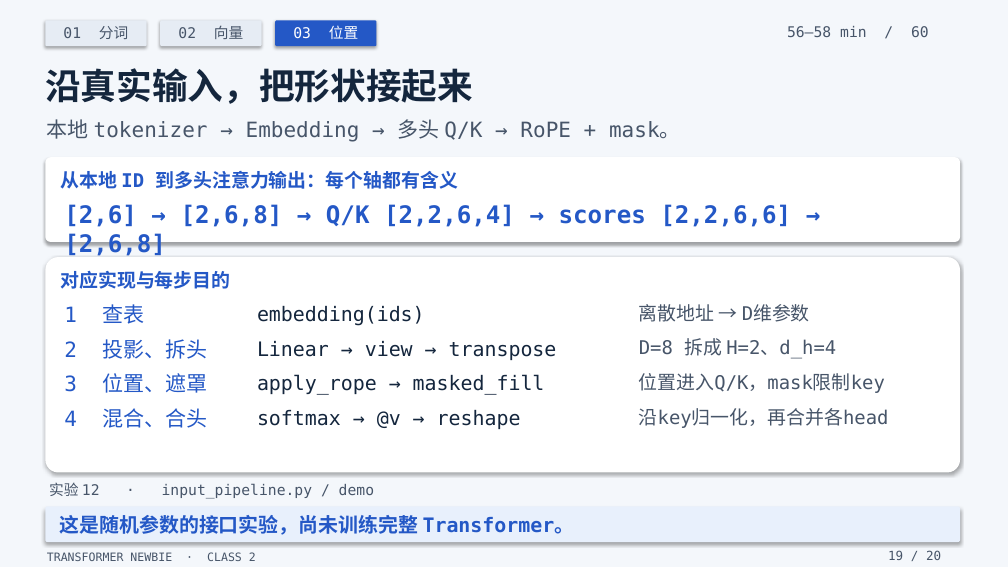
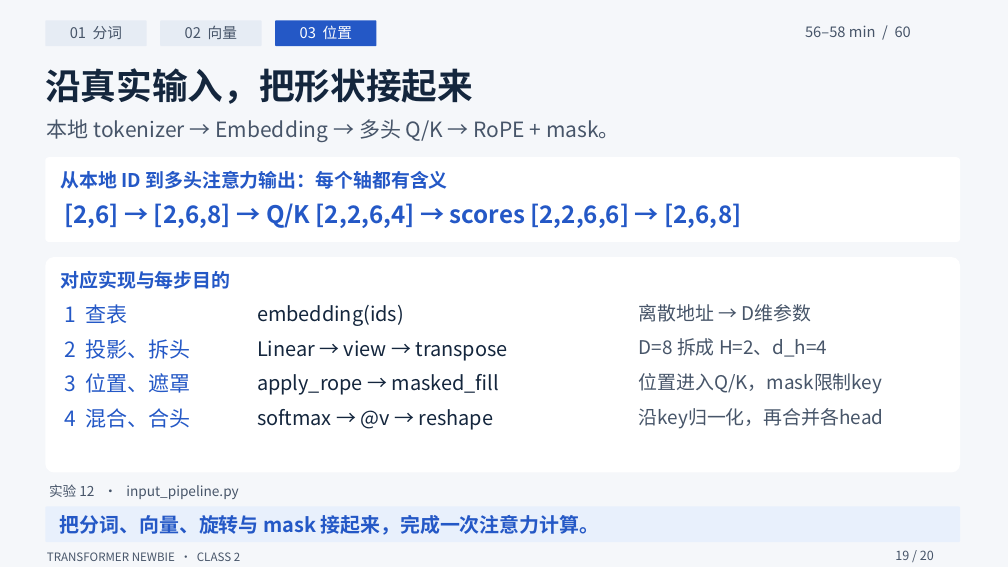
Before and after one commit to yangzy723/Transformer-Newbie, a slide deck: slide 19 of class2/class2_tokens_embeddings_positions.pptx. Drawn at 1008x567 pixels with LibreOffice and Linux fonts; fonts in the diff are those of the drawing. Boxes give left, top, right and bottom in pixels: in the first picture for what was removed or moved away, otherwise in the second. Text is boxed around its words. In the diff, an @@ line names an element or a change of style, - is before the commit and + after.

Commit message:
Clarify class 2 slide layout and teach RoPE through rotation diagrams

```diff
--- a/class2/class2_tokens_embeddings_positions.pptx
+++ b/class2/class2_tokens_embeddings_positions.pptx
@@ background #F7F5EF to #FFFFFF @@
@@ rectangle at (0, 0, 1008, 567): fill #F4F7FB to #F5F7FA; shadow off @@
@@ shadow off; proportions changed in 6 elements at (45, 20, 147, 46), (160, 20, 262, 46), (275, 20, 377, 46), (45, 507, 960, 542), (45, 157, 960, 242), (45, 257, 960, 473) @@
@@ font DejaVu Sans Mono to Noto Sans CJK SC in 21 elements at (70, 26, 122, 39), (185, 26, 237, 39), (300, 25, 352, 39), (805, 25, 911, 37), (47, 119, 620, 142), (47, 552, 240, 561), (895, 550, 934, 560), (60, 171, 447, 189), (64, 203, 741, 228), (64, 304, 127, 324), (257, 305, 404, 326), (639, 304, 812, 322), (64, 339, 190, 359), (257, 340, 508, 361), (639, 338, 827, 357), (64, 373, 190, 393), (257, 374, 499, 395), (639, 373, 882, 394), (64, 408, 190, 428), (257, 409, 494, 430), (639, 408, 884, 429) @@
@@ text at (49, 484, 238, 499): text changed; size 14 to 13 pt; font DejaVu Sans Mono to Noto Sans CJK SC @@
-实验 12 · input_pipeline.py / demo
+实验 12 · input_pipeline.py
@@ text at (60, 515, 600, 535): text changed; font DejaVu Sans Mono to Noto Sans CJK SC @@
-这是随机参数的接口实验，尚未训练完整 Transformer。
+把分词、向量、旋转与 mask 接起来，完成一次注意力计算。
```
Also in this commit, not shown: 18 other slides changed, 1 slide added, 1 slide removed, 29 other files.
